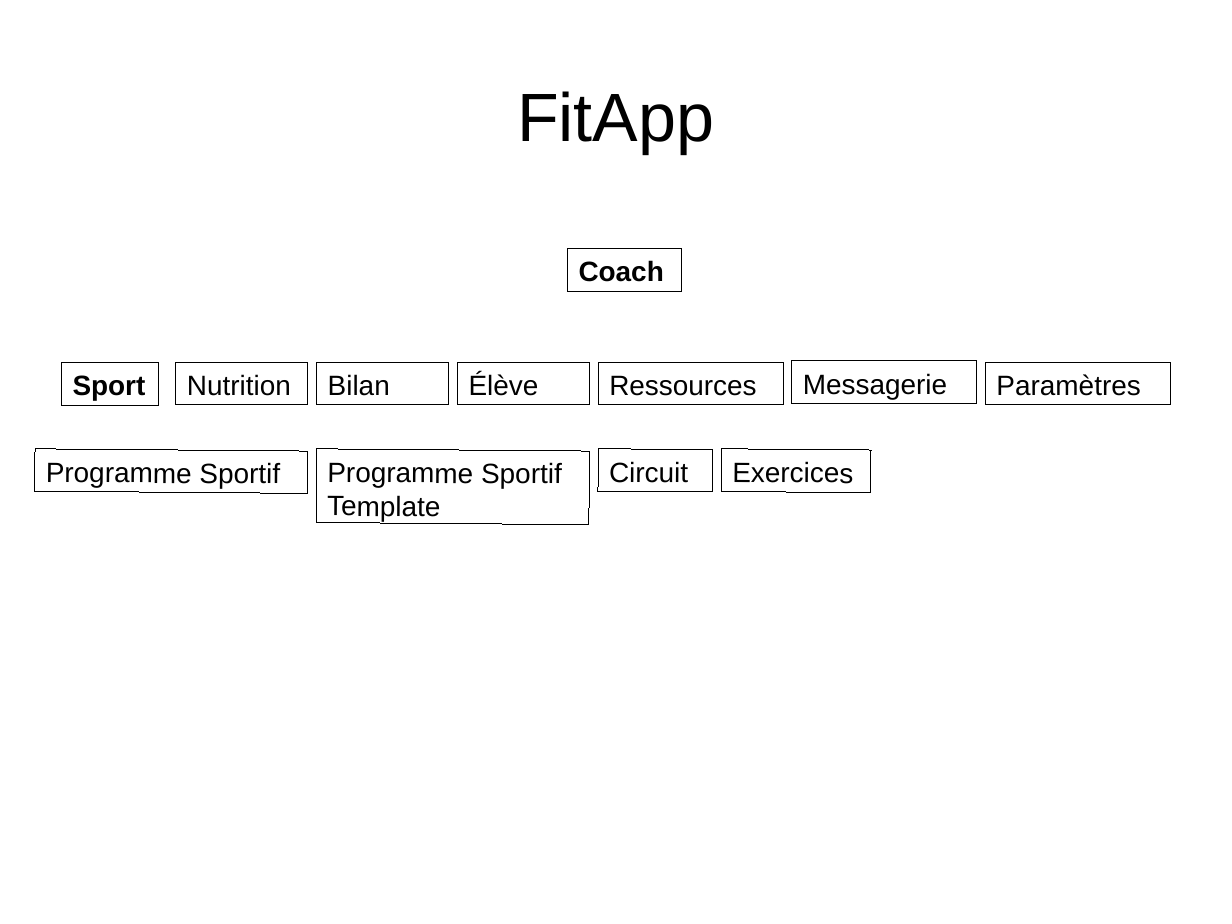
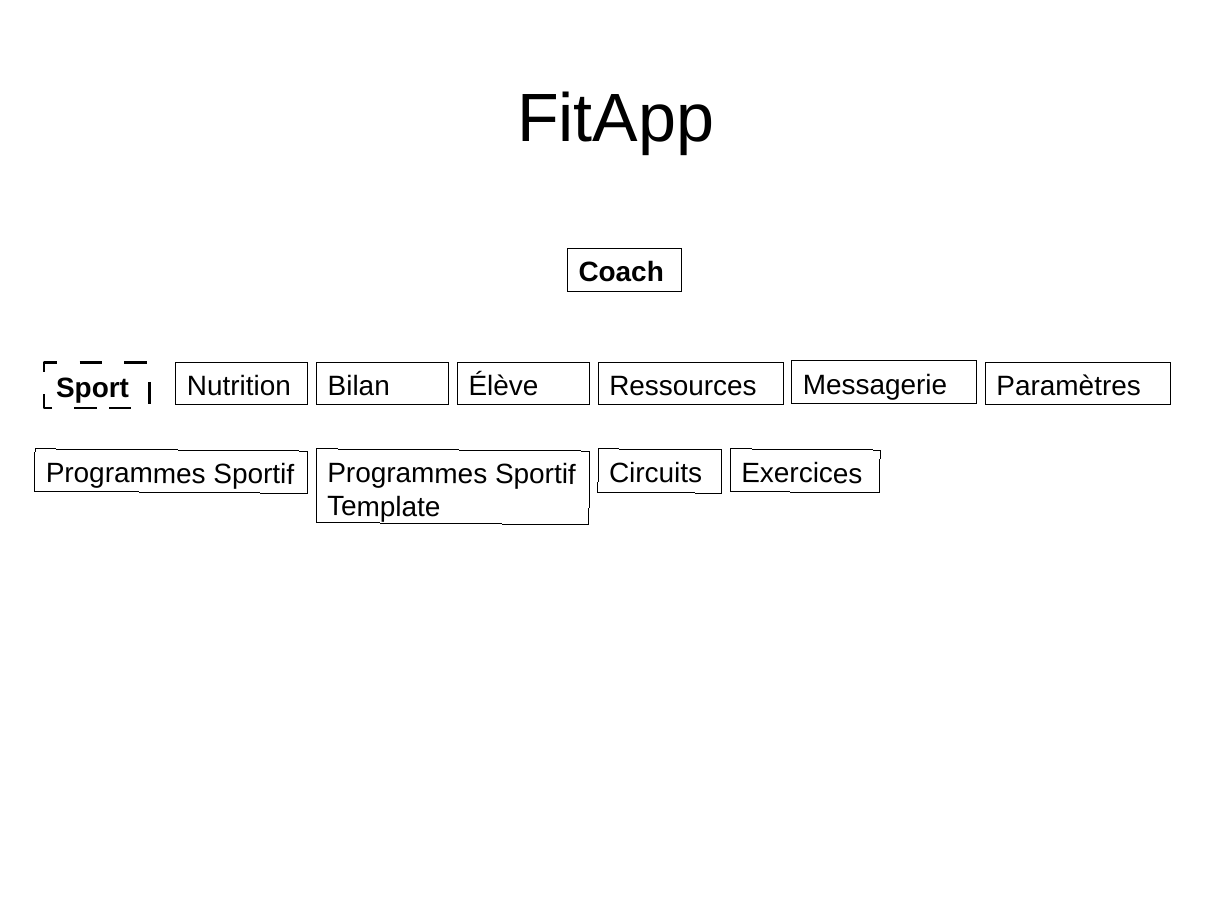
Before and after one commit to NicolasGavard/WebVysionSportV2, a slide deck: slide 3 of Documentations/FitApp.odp. Drawn at 1232x924 pixels with LibreOffice and Linux fonts; fonts in the diff are those of the drawing. Boxes give left, top, right and bottom in pixels: in the first picture for what was removed or moved away, otherwise in the second. Text is boxed around its words. In the diff, an @@ line names an element or a change of style, - is before the commit and + after.

Commit message:
Doc Sport

```diff
--- a/Documentations/FitApp.odp
+++ b/Documentations/FitApp.odp
@@ rectangle "Sport": place and size @@
-rectangle "Sport" at [61,362,159,406]
+rectangle "Sport" at [44,362,149,408]
@@ rectangle "Sport" at [44,362,149,408]: outline #000000 0 pt to #000000 1.5 pt @@
@@ rectangle "Circuits": place and size @@
-rectangle "Circuits" at [598,449,712,492]
+rectangle "Circuits" at [598,449,721,494]
@@ rectangle "Exercices": place and size @@
-rectangle "Exercices" at [722,449,872,493]
+rectangle "Exercices" at [731,449,881,493]
@@ text in rectangle at [46,462,294,488]: text changed @@
-Programme Sportif
+Programmes Sportif
@@ text in rectangle at [327,462,576,521]: text changed @@
-Programme Sportif
-Template
+Programmes Sportif
+Template
@@ text in rectangle at [609,461,702,483]: text changed @@
-Circuit
+Circuits
```
Also in this commit, not shown: 2 other slides changed, 4 slides added.
